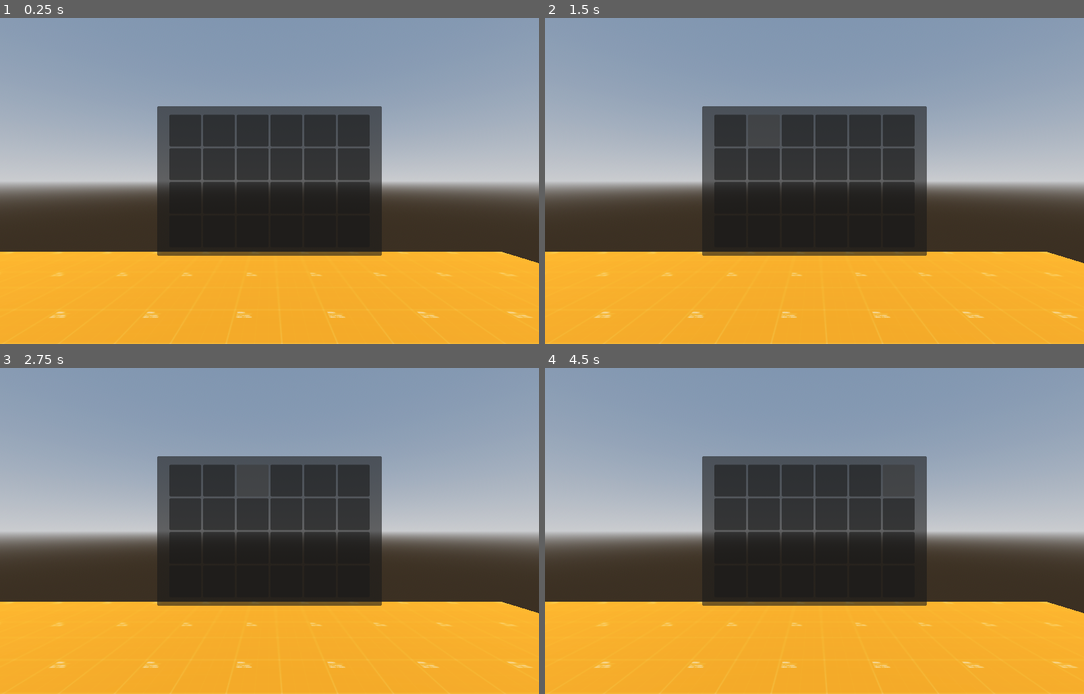
Above: before the commit, frames 1-4 (two rows, left to right).
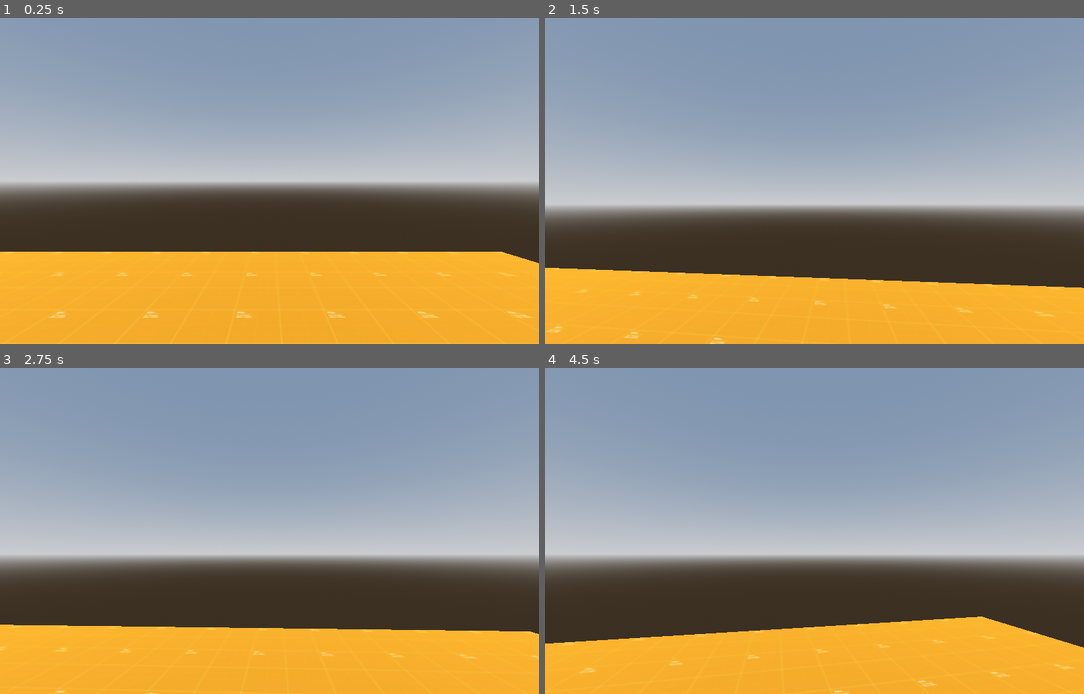
Above: after the commit, the same moments.

Repository: ClawerX2/Game
Game: Godot game, scene res://Scenes/main_scene.tscn
Two runs of this game, one before a commit and one after it. Both use one fixed random seed, a clock stepped at 60 frames per second and the inputs below.
Inputs (mouse positions are in pixels of both pictures, inside the frame that each line leads up to):
- Up to frame 1 (0.25 s): no input
- Up to frame 2 (1.5 s): click (728, 132) at 0.52 s; click (765, 132) at 1.27 s
- Up to frame 3 (2.75 s): click (253, 482) at 2.02 s
- Up to frame 4 (4.5 s): click (830, 482) at 2.77 s; click (863, 482) at 3.52 s; click (900, 482) at 4.27 s

The runs differ from the first frame. In frame 1, 18% of the frame differs, in the area x 29-71%, y 27-73%; in frame 2, 33%; in frame 3, 33%; in frame 4, 34%, in the area x 0-100%, y 27-100%.

Commit message:
Работа над инвентарем и исправление багов

Diff:
--- a/Scenes/InventoryManager/inventory_manager.gd
+++ b/Scenes/InventoryManager/inventory_manager.gd
@@ -26,5 +26,6 @@
 
 func _ready() -> void:
 	is_opened = false
+	canvas.visible = false
 	for i in slots_count:
 		add_new_slot()
--- a/Scenes/Player/player.gd
+++ b/Scenes/Player/player.gd
@@ -61,11 +61,13 @@
 
 	#FIXME: режим мыши выставляется каждый раз когда происходит ввод от игрока, это мешает
 	#		инвентарю правильно работать. Нужно сделать чтобы режим мыши выставлялся один раз при нажатии Esc
-
-	#if menu:
-	#	Input.mouse_mode = Input.MOUSE_MODE_VISIBLE
-	#else:
-	#	Input.mouse_mode = Input.MOUSE_MODE_CAPTURED
+	var is_esc_pressed = event.is_action_pressed("Esc")
+	if is_esc_pressed :
+		menu = !menu
+		if menu:
+			Input.mouse_mode = Input.MOUSE_MODE_VISIBLE
+		else:
+			Input.mouse_mode = Input.MOUSE_MODE_CAPTURED
 
 	var crouch_action = Input.is_action_pressed("Ctrl")
 	if(crouch_action != is_crouch): crouch_toggle()
Not shown, added: Scenes/Player/Player.tscn4299465199.tmp
Not shown, added: Scenes/Player/Player.tscn4308690856.tmp
